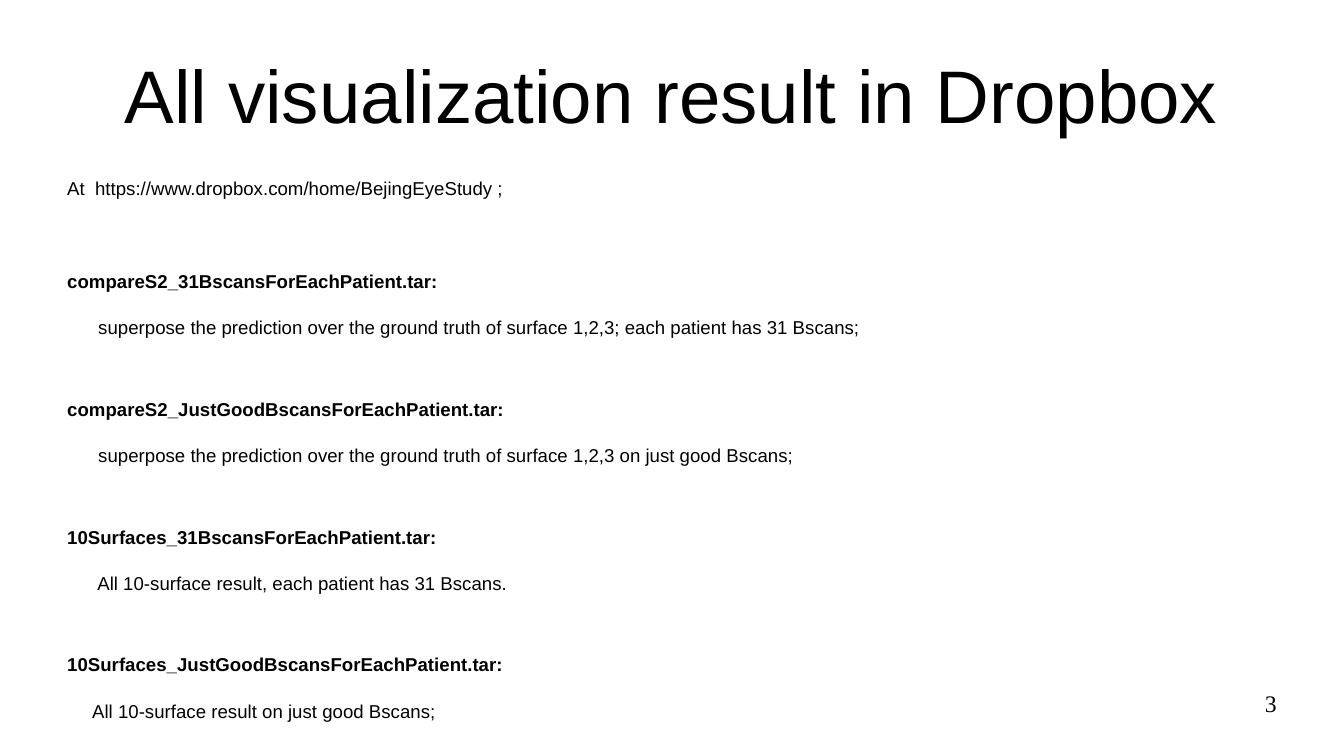
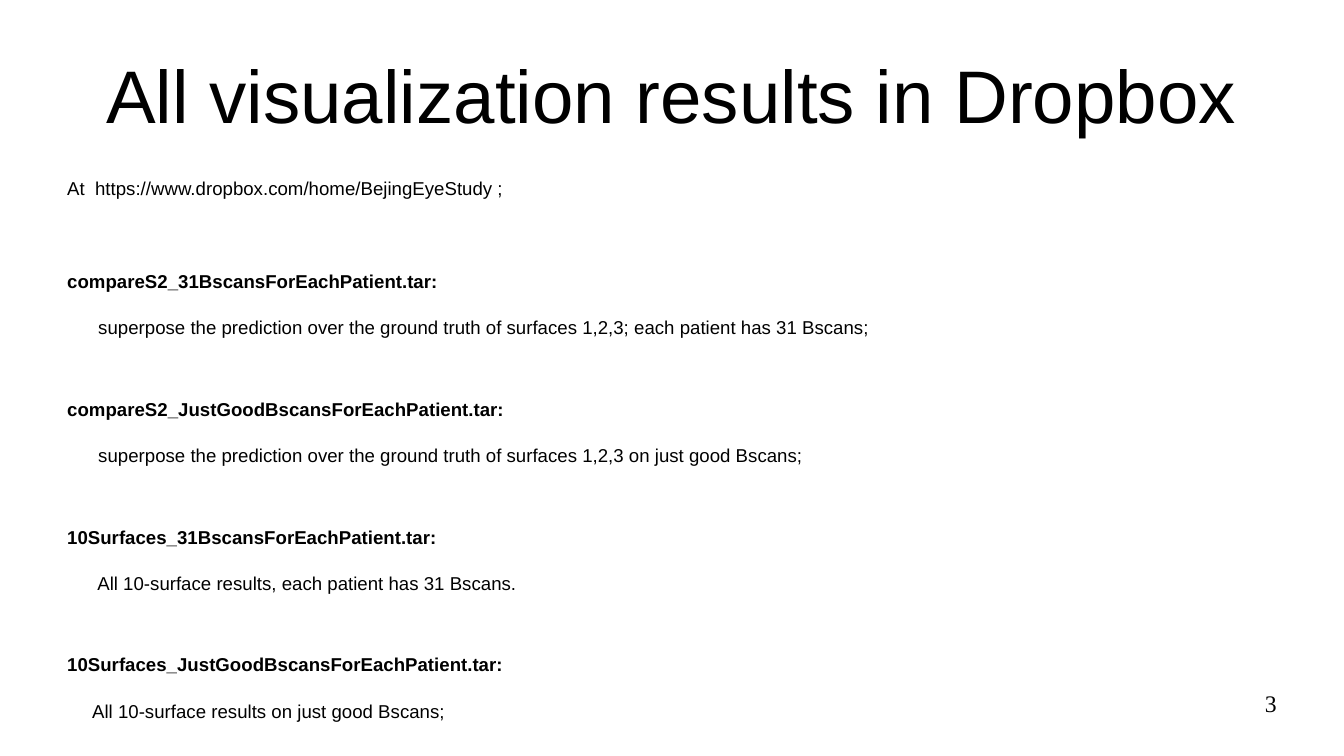
Before and after one commit to Hui-Xie/OvarianCancer, a slide deck: slide 3 of OCTMultiSurfaces/testConfig/expTongren_10Surfaces_allGoodBscans_20200512/10SurfaceExperementReport_20200529.odp. Drawn at 1344x756 pixels with LibreOffice and Linux fonts; fonts in the diff are those of the drawing. Boxes give left, top, right and bottom in pixels: in the first picture for what was removed or moved away, otherwise in the second. Text is boxed around its words. In the diff, an @@ line names an element or a change of style, - is before the commit and + after.

```diff
--- a/OCTMultiSurfaces/testConfig/expTongren_10Surfaces_allGoodBscans_20200512/10SurfaceExperementReport_20200529.odp
+++ b/OCTMultiSurfaces/testConfig/expTongren_10Surfaces_allGoodBscans_20200512/10SurfaceExperementReport_20200529.odp
@@ title at box(106, 69, 1236, 137): text changed @@
-All visualization result in Dropbox
+All visualization results in Dropbox
@@ text at box(67, 181, 868, 722): text changed @@
-All 10-surface result in OCT-Explorer readable format.
+All 10-surface results in OCT-Explorer readable format.
@@ text at box(98, 320, 868, 338): text changed @@
-superpose the prediction over the ground truth of surface 1,2,3; each patient has 31 Bscans;
+superpose the prediction over the ground truth of surfaces 1,2,3; each patient has 31 Bscans;
@@ text at box(98, 448, 802, 466): text changed @@
-superpose the prediction over the ground truth of surface 1,2,3 on just good Bscans;
+superpose the prediction over the ground truth of surfaces 1,2,3 on just good Bscans;
@@ text at box(97, 576, 516, 594): text changed @@
-All 10-surface result, each patient has 31 Bscans.
+All 10-surface results, each patient has 31 Bscans.
@@ text at box(92, 704, 444, 722): text changed @@
-All 10-surface result on just good Bscans;
+All 10-surface results on just good Bscans;
```
Also in this commit, not shown: 8 other slides changed, 2 slides added, 1 slide removed, 2 other files.
